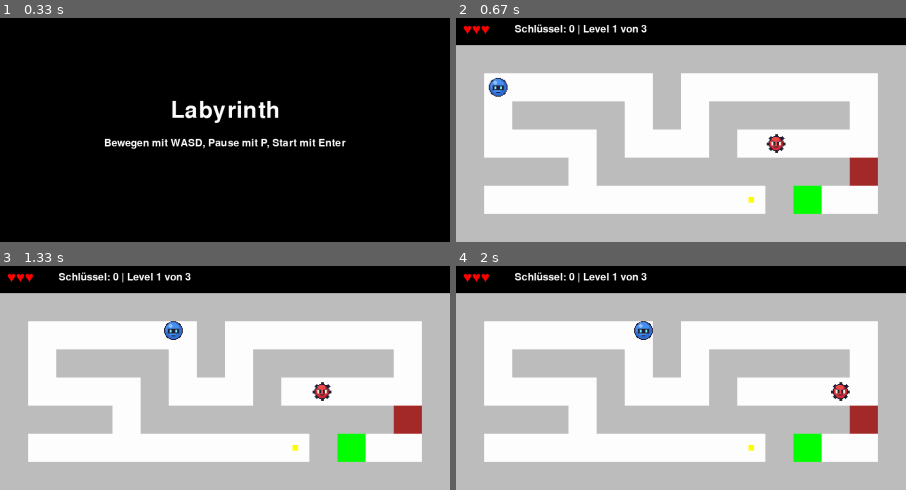
Above: before the commit, frames 1-4 (two rows, left to right).
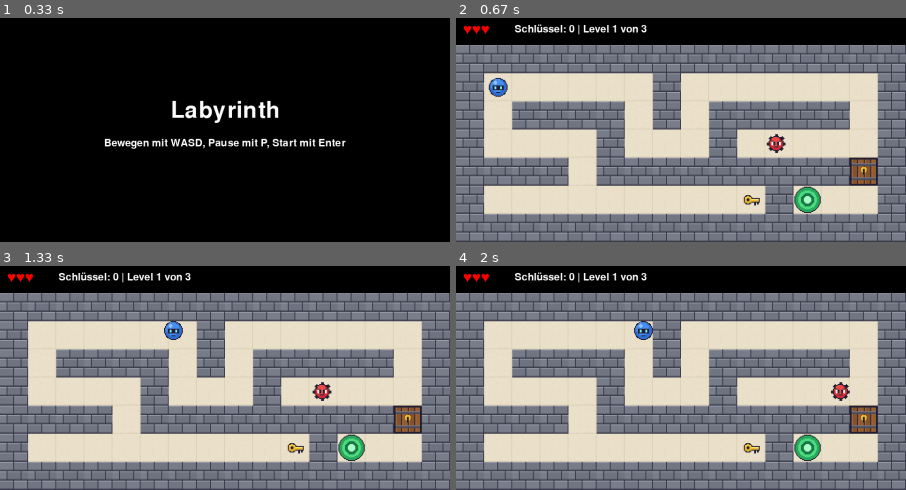
Above: after the commit, the same moments.

Repository: binaerverkehr/pygamece-tutorial
Game: pygame game, started from game.py
The game is run twice, just before and just after one commit, with the same random seed, the same clock (stepped at 60 frames per second) and the same inputs.
Inputs:
- Up to frame 1 (0.33 s): no input
- Up to frame 2 (0.67 s): tap Enter at 0.33 s
- Up to frame 3 (1.33 s): hold D 0.67-1.13 s; hold W from 1.17 s (still down)
- Up to frame 4 (2 s): release W at 1.47 s; hold D 1.5-1.97 s

Frame 1 is identical in both runs. In frame 2, 87% of the frame differs, in the area x 0-100%, y 12-100%; in frame 3, 87%; in frame 4, 87%.

Commit message:
5. Level aus Kacheln zeichnen

Diff:
--- a/game.py
+++ b/game.py
@@ -190,8 +190,6 @@
         self.window.blit(hint, hint.get_rect(center=(center_x, center_y + 30)))
 
     def render_game(self):
-        self.playfield.fill("white")
-
         self.level.render(self.playfield)
         self.player.render(self.playfield)
 
--- a/level.py
+++ b/level.py
@@ -7,6 +7,7 @@
 class Level:
     def __init__(self, layout: list[str], images):
         self.layout = layout
+        self.images = images
         self.walls = []
         self.keys = []
         self.doors = []
@@ -27,8 +28,8 @@
                 elif char == "G":
                     self.goal = pygame.Rect(x, y, TILE_SIZE, TILE_SIZE)
                 elif char == "K":
-                    w = TILE_SIZE * 0.2
-                    h = TILE_SIZE * 0.2
+                    w = TILE_SIZE * 0.6
+                    h = TILE_SIZE * 0.6
                     key_rect = pygame.Rect(x + TILE_SIZE / 2 - w / 2, y + TILE_SIZE / 2 - h / 2, w, h)
                     self.keys.append(key_rect)
                 elif char == "D":
@@ -50,17 +51,21 @@
         return len(self.layout)
 
     def render(self, surface):
-        for rect in self.walls:
-            pygame.draw.rect(surface, "grey", rect)
+        for row in range(self.rows):
+            for col in range(self.cols):
+                surface.blit(self.images["floor"], (col * TILE_SIZE, row * TILE_SIZE))
+
+        for wall in self.walls:
+            surface.blit(self.images["wall"], wall)
 
         if self.goal is not None:
-            pygame.draw.rect(surface, "green", self.goal)
+            surface.blit(self.images["goal"], self.goal)
 
         for door in self.doors:
-            pygame.draw.rect(surface, "brown", door)
+            surface.blit(self.images["door"], door)
 
         for key in self.keys:
-            pygame.draw.rect(surface, "yellow", key)
+            surface.blit(self.images["key"], key)
 
         for enemy in self.enemies:
             enemy.render(surface)
